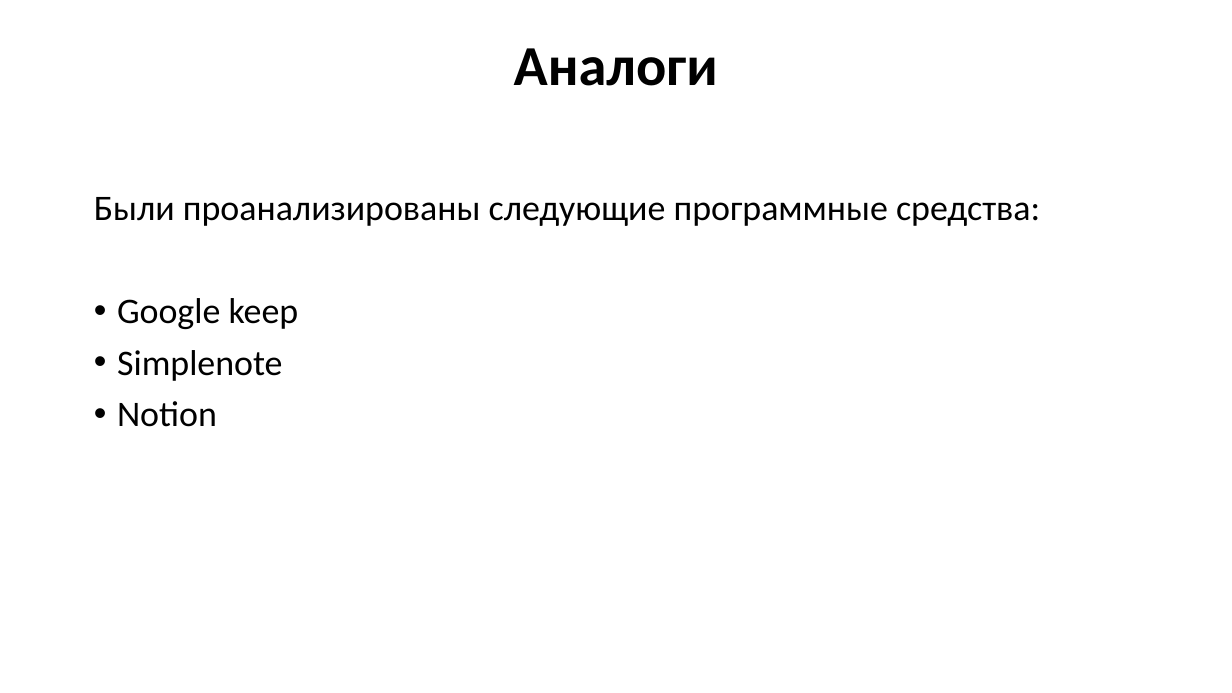
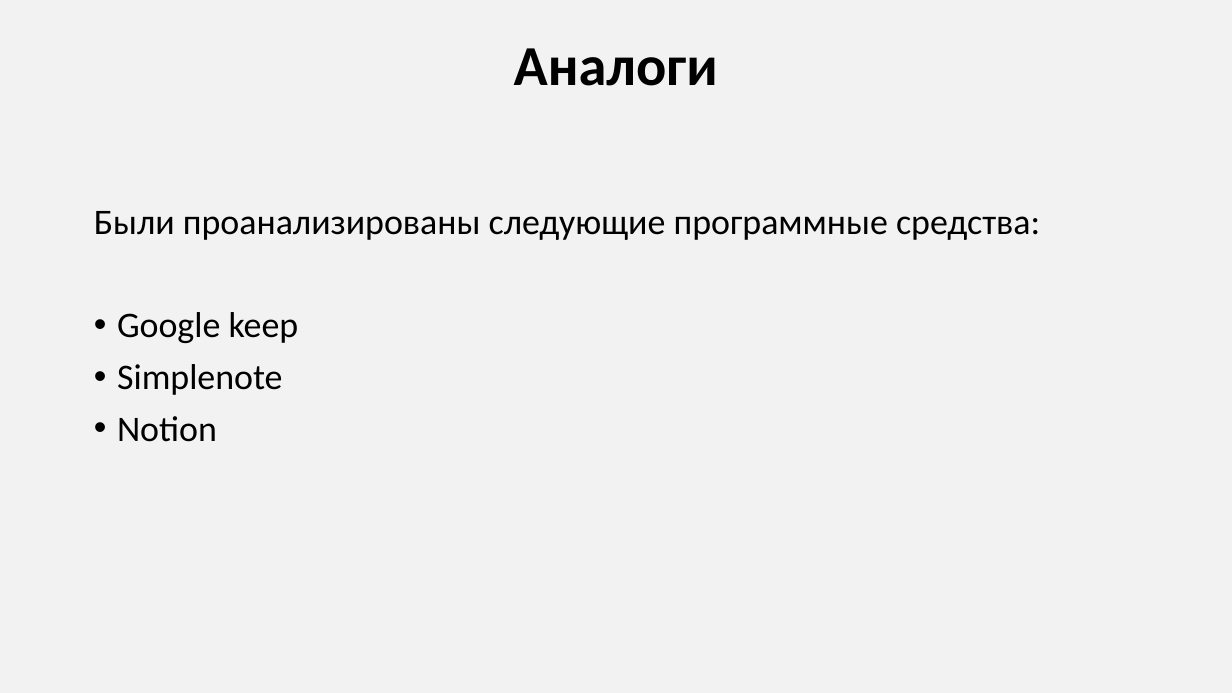
Before and after one commit to Kristafer/web-notes, a slide deck: slide 6 of documents/Пискарёв_Кирилл_Защита.pptx. Drawn at 1232x693 pixels with LibreOffice and Linux fonts; fonts in the diff are those of the drawing. Boxes give left, top, right and bottom in pixels: in the first picture for what was removed or moved away, otherwise in the second. Text is boxed around its words. In the diff, an @@ line names an element or a change of style, - is before the commit and + after.

```diff
--- a/documents/Пискарёв_Кирилл_Защита.pptx
+++ b/documents/Пискарёв_Кирилл_Защита.pptx
@@ background #FFFFFF to #F2F2F2 @@
@@ text "Были проанализированы следующие программные средства:": place and size @@
-text "Были проанализированы следующие программные средства:" at box(94, 197, 1040, 427)
+text "Были проанализированы следующие программные средства:" at box(94, 211, 1040, 442)
```
Also in this commit, not shown: 22 other slides changed, 1 slide removed, 15 other files.
